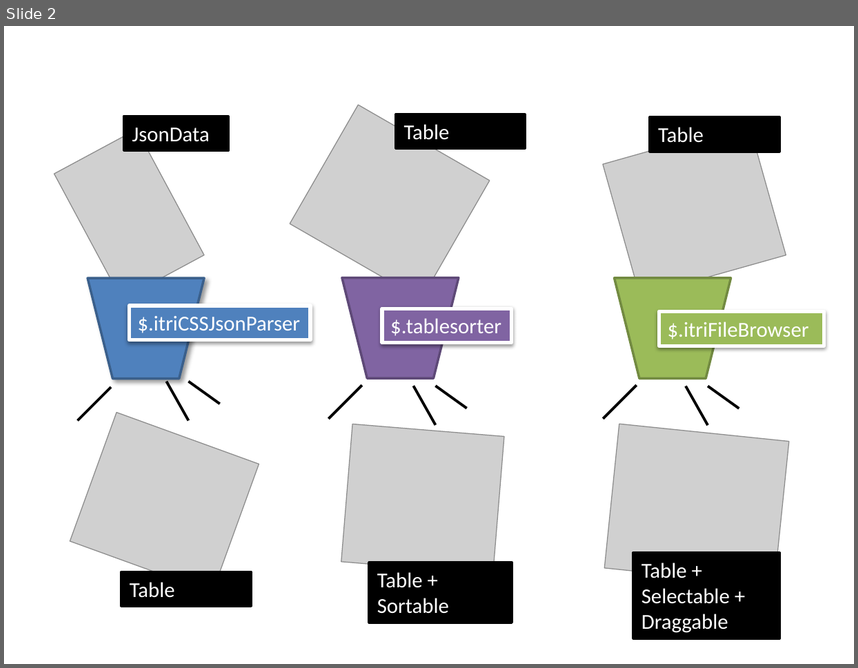
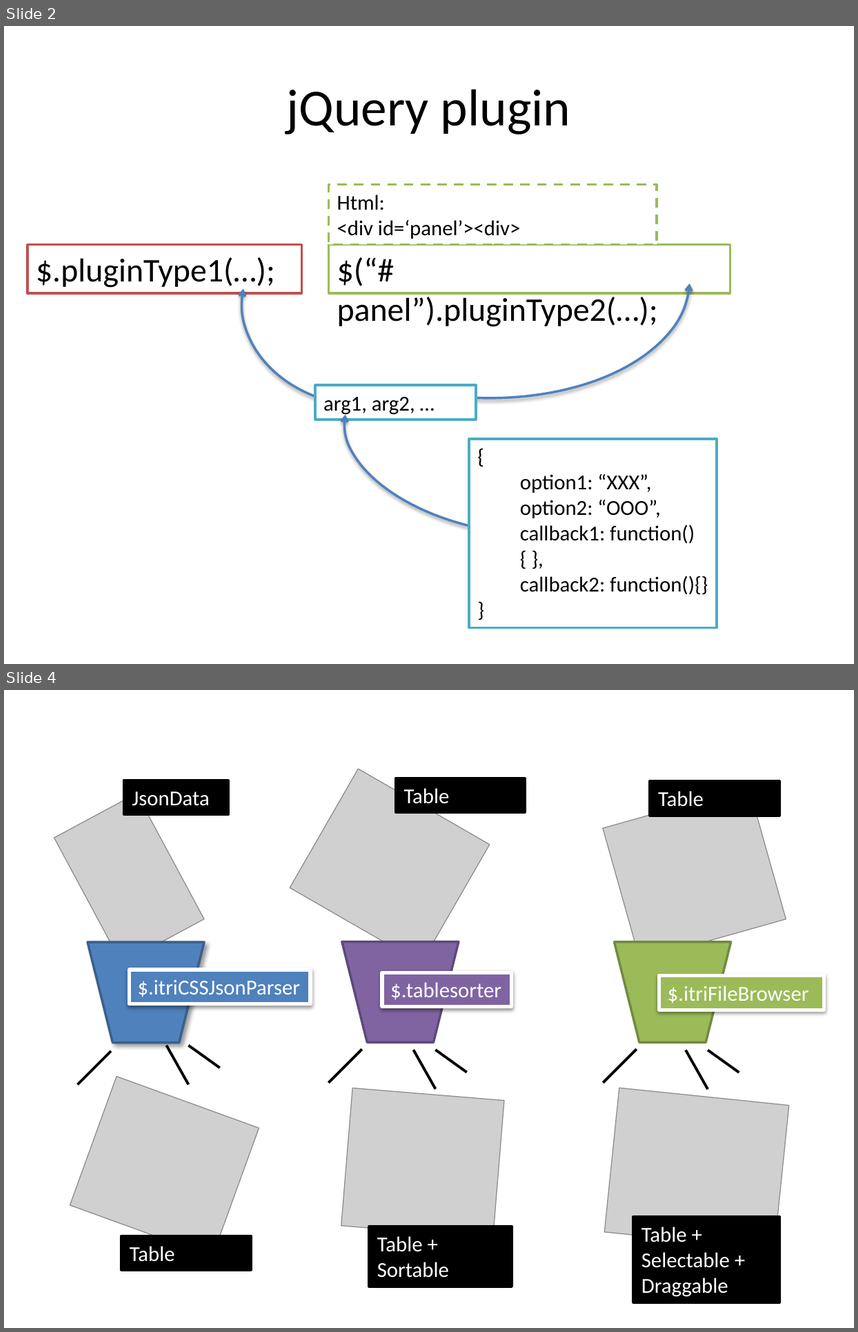
Before and after one commit to ggonzalez/caaweb, a slide deck: pages/itriFileBrowser/introduce.pptx. Shown one above the other, each under a label of ours: slide 2 before the commit, slides 2 and 4 after it; the slides between them are not shown. The pictures are 858x668 and 858x1332 pixels, drawn with LibreOffice and Linux fonts; fonts in the diff are those of the drawing; grey boxes stand for pictures. Boxes give left, top, right and bottom in pixels: in the first picture for what was removed or moved away, otherwise in the second. Text is boxed around its words. In the diff, an @@ line names an element or a change of style, - is before the commit and + after.

```diff
--- a/pages/itriFileBrowser/introduce.pptx
+++ b/pages/itriFileBrowser/introduce.pptx
@@ slide 2 added at (x1=4, y1=26, x2=854, y2=664), background #FFFFFF @@
@@ title added at (x1=287, y1=89, x2=570, y2=134), 44 pt, text #000000 @@
+jQuery plugin
@@ arc (boxed as its full ellipse) added at (x1=254, y1=133, x2=697, y2=410), outline #4F81BD 2 pt @@
@@ rectangle added at (x1=329, y1=184, x2=657, y2=245), fill #FFFFFF, outline #9BBB59 2 pt dashed, 18 pt, text #000000 @@
+Html:
+<div id=‘panel’><div>
@@ arc (boxed as its full ellipse) added at (x1=225, y1=197, x2=486, y2=425), outline #4F81BD 2 pt @@
@@ rectangle added at (x1=27, y1=245, x2=302, y2=293), fill #FFFFFF, outline #C0504D 2 pt, 28 pt, text #000000 @@
+$.pluginType1(…);
@@ rectangle added at (x1=329, y1=245, x2=730, y2=293), fill #FFFFFF, outline #9BBB59 2 pt, 28 pt, text #000000 @@
+$(“# panel”).pluginType2(…);
@@ arc (boxed as its full ellipse) added at (x1=329, y1=332, x2=667, y2=559), outline #4F81BD 2 pt @@
@@ rectangle added at (x1=315, y1=385, x2=476, y2=419), fill #FFFFFF, outline #4BACC6 2 pt, 18 pt, text #000000 @@
+arg1, arg2, …
@@ rectangle added at (x1=469, y1=439, x2=716, y2=627), fill #FFFFFF, outline #4BACC6 2 pt, 18 pt, text #000000 @@
+{
+  option1: “XXX”,
+  option2: “OOO”,
+  callback1: function(){ },
+  callback2: function(){}
+}
@@ what was slide 2 is now slide 4 @@
```
Also in this commit, not shown: 3 other slides added, 1 slide removed, 1 other file.
